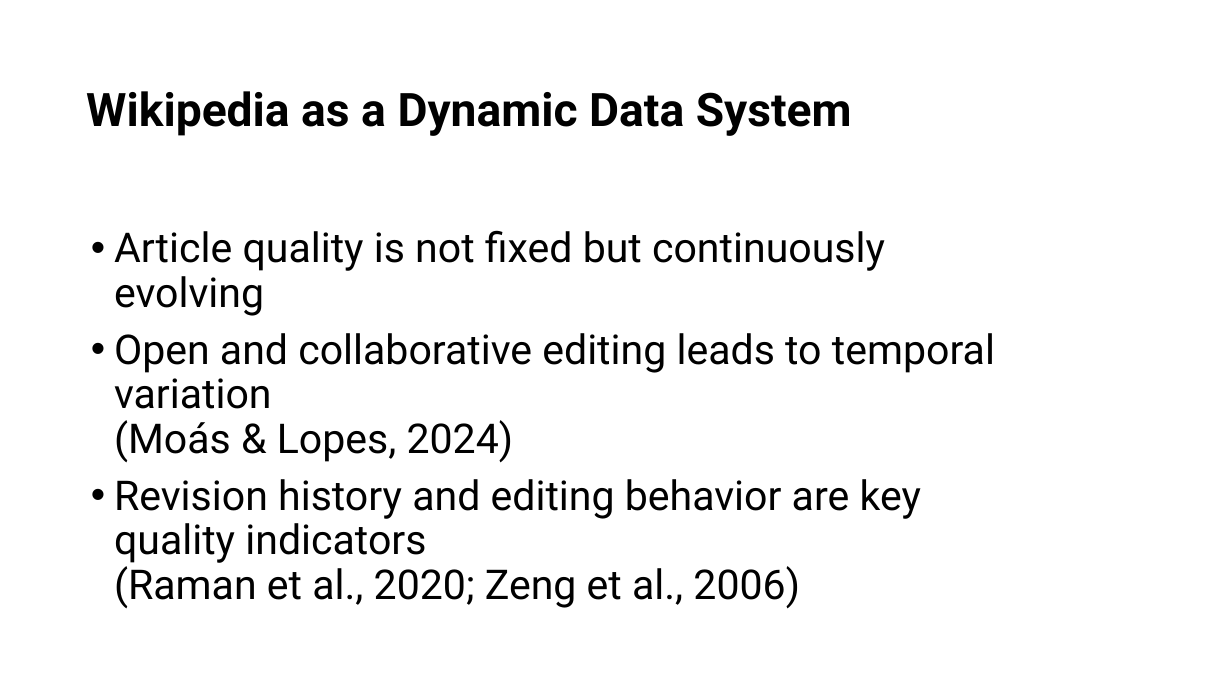
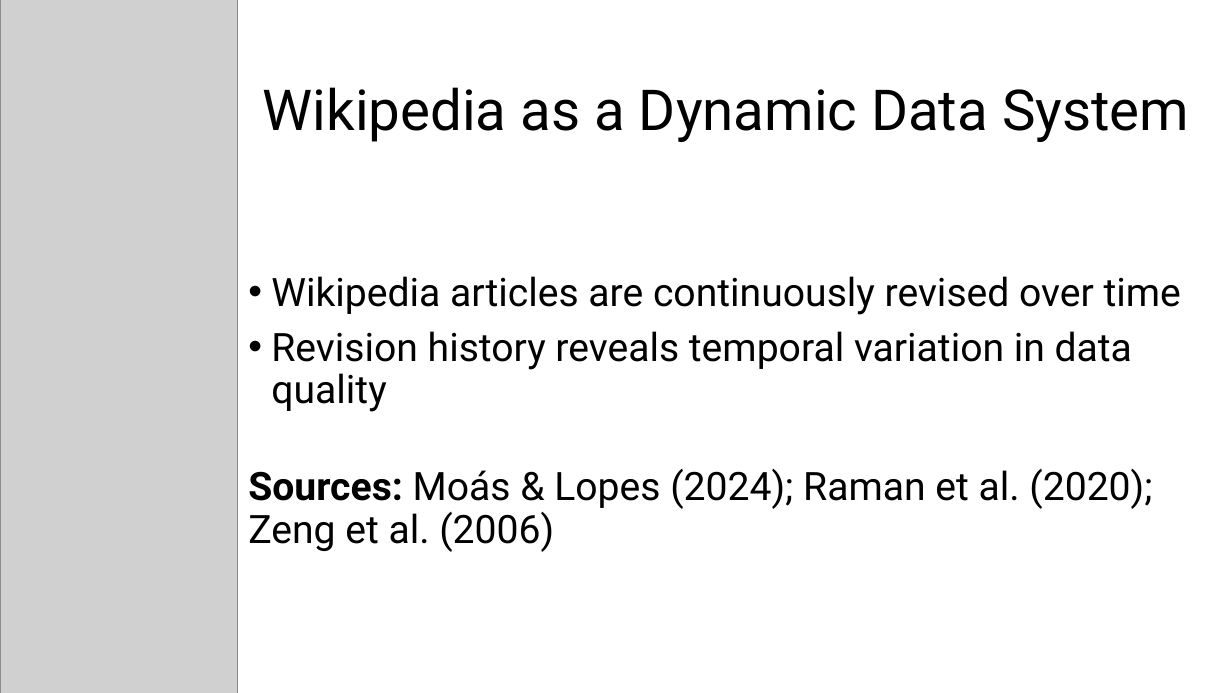
Before and after one commit to anjuyamada/wiki-assignment, a slide deck: slide 3 of Presentation Slide.pptx (slide 2 before the commit). Drawn at 1232x693 pixels with LibreOffice and Linux fonts; fonts in the diff are those of the drawing; grey boxes stand for pictures. Boxes give left, top, right and bottom in pixels: in the first picture for what was removed or moved away, otherwise in the second. Text is boxed around its words. In the diff, an @@ line names an element or a change of style, - is before the commit and + after.

```diff
--- a/Presentation Slide.pptx
+++ b/Presentation Slide.pptx
@@ rectangle added at box(0, 0, 12, 693), fill gradient #E97132 to #A02B93 @@
@@ picture added at box(0, 0, 238, 693) @@
@@ title "Wikipedia as a Dynamic Data ...": place and size @@
-title "Wikipedia as a Dynamic Data ..." at box(86, 91, 852, 136)
+title "Wikipedia as a Dynamic Data ..." at box(263, 87, 1189, 142)
@@ title "Wikipedia as a Dynamic Data ..." at box(263, 87, 1189, 142): size 36 to 44 pt, bold off; vertical alignment middle to bottom @@
@@ text "Wikipedia articles are continuously revised ..." at box(248, 276, 1181, 552): vertical alignment middle to top @@
@@ text at box(248, 276, 1181, 552): text changed; size 32 to 30.5 pt @@
-• Article quality is not fixed but continuously evolving
-• Open and collaborative editing leads to temporal variation
-  (Moás & Lopes, 2024)
-• Revision history and editing behavior are key quality indicators
-  (Raman et al., 2020; Zeng et al., 2006)
+• Wikipedia articles are continuously revised over time
+• Revision history reveals temporal variation in data quality
+Sources: Moás & Lopes (2024); Raman et al. (2020); Zeng et al. (2006)
@@ rectangle added at box(0, 419, 12, 693), fill gradient #A02B93 to #D86ECC @@
```
Also in this commit, not shown: 11 other slides changed, 8 slides added, 10 other files.
